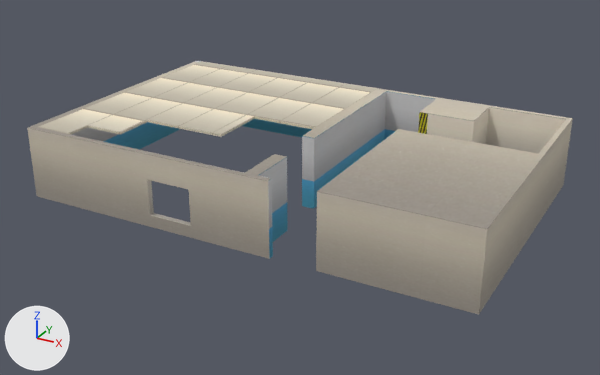
One commit to the FBX model Art/Assets/Scenery/Laboratory.FBX: the scene before it, then after it.
The view is the same before and after, from a 50 mm lens placed at (20.4, -23.5, 16.6), pointed at (2.6, 8.8, 0.4). The axes (+X, +Y, +Z) are drawn at lower left. The lights are the same throughout. Where no turn or scale is listed for an object, it has been applied to the vertices.

Names of what the first picture shows: 'LabCeiling', 'LabWalls'.
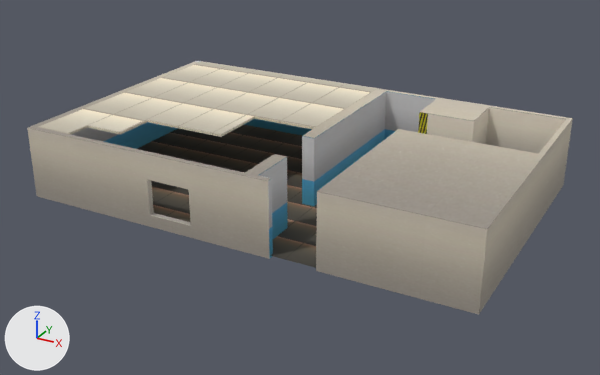
What changed in the scene script:
```text
Add img_labfloor_png:
    img_labfloor_png = load_image('LabFloor.png', 'LabFloor.png', 256, 256, 'sRGB')
Add mat_labfloor:
    mat_labfloor = bpy.data.materials.new('LabFloor')
    # uses the picture img_labfloor_png
Add me_mesh_002:
    me_mesh_002.from_pydata(...)  # 4 vertices, 1 face; spans x -10.8..10.8, y -6.7..6.7, z 0.0
    me_mesh_002.materials.append(mat_labfloor)
Add ob_plane001:
    ob_plane001 = bpy.data.objects.new('Plane001', me_mesh_002)
    ob_plane001.location = (2.56, 9.36, 0.12)
```

What differs and where, as boxes [x1, y1, x2, y2] in the pictures (600 x 375 px):
'Plane001', added
    after: [137, 125, 317, 268]
